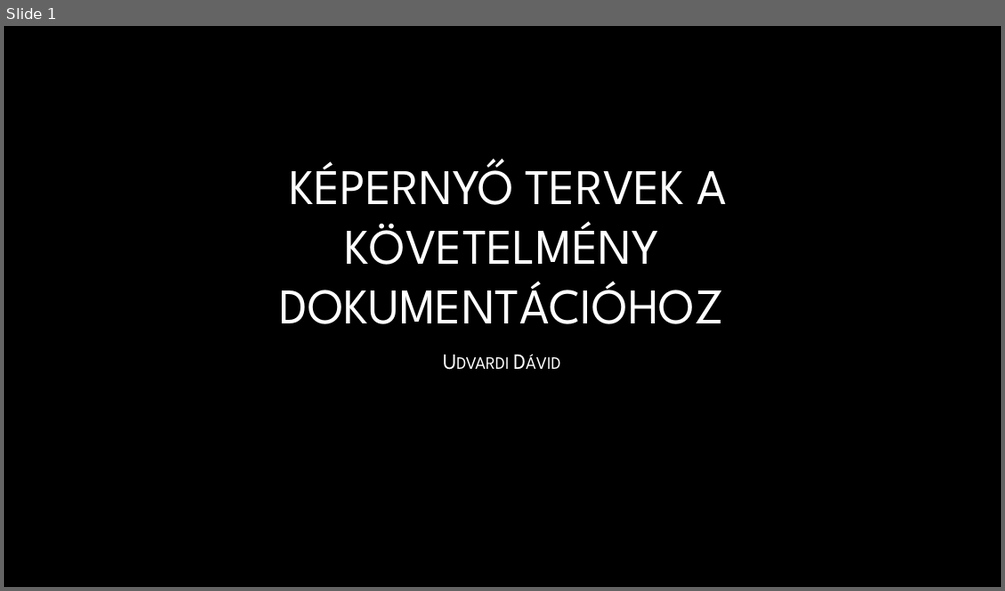
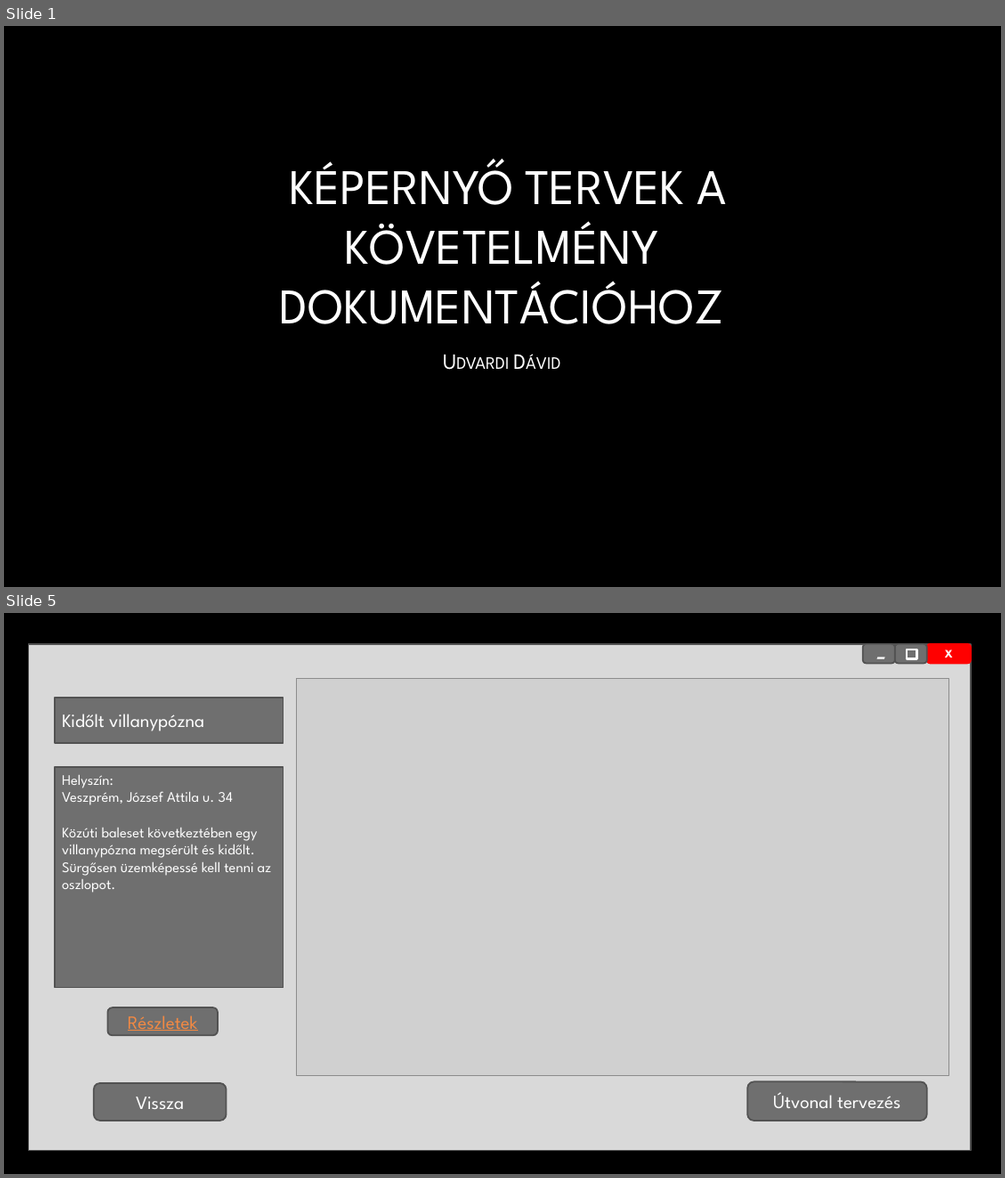
Before and after one commit to B34B77/Szakdolgozat, a slide deck: Dokumentumok/Képernyő tervek.pptx. Shown one above the other, each under a label of ours: slide 1 before the commit, slides 1 and 5 after it; the slides between them are not shown. The pictures are 1005x591 and 1005x1178 pixels, drawn with LibreOffice and Linux fonts; fonts in the diff are those of the drawing; grey boxes stand for pictures; background and template pictures are left out. Boxes give left, top, right and bottom in pixels: in the first picture for what was removed or moved away, otherwise in the second. Text is boxed around its words. In the diff, an @@ line names an element or a change of style, - is before the commit and + after.

```diff
--- a/Dokumentumok/Képernyő tervek.pptx
+++ b/Dokumentumok/Képernyő tervek.pptx
@@ slide 5 added at bbox=[4, 613, 1001, 1174], background picture (left out) @@
@@ rectangle added at bbox=[29, 643, 971, 1150], fill #D9D9D9, outline #525252 1.5 pt @@
@@ rounded rectangle added at bbox=[863, 643, 896, 663], fill #6F6F6F, outline #525252 1.5 pt, 28 pt, text #FFFFFF, italic @@
+-
@@ rounded rectangle added at bbox=[895, 643, 927, 663], fill #6F6F6F, outline #525252 1.5 pt @@
@@ rectangle added at bbox=[906, 649, 917, 659], fill #6F6F6F, outline #FFFFFF 2.25 pt @@
@@ rounded rectangle added at bbox=[927, 643, 971, 663], fill #FF0000, outline #FF0000 1.5 pt, 11 pt, text #FFFFFF, bold @@
+X
@@ picture added at bbox=[297, 679, 948, 1076] @@
@@ rectangle added at bbox=[55, 698, 283, 742], fill #6F6F6F, outline #525252 1.5 pt, 18 pt, text #FFFFFF @@
+Kidőlt villanypózna
@@ rectangle added at bbox=[55, 767, 283, 988], fill #6F6F6F, outline #525252 1.5 pt, 14 pt, text #FFFFFF @@
+Helyszín:
+Veszprém, József Attila u. 34
+Közúti baleset következtében egy villanypózna megsérült és kidőlt.
+Sürgősen üzemképessé kell tenni az oszlopot.
@@ rounded rectangle added at bbox=[108, 1008, 218, 1036], fill #6F6F6F, outline #525252 1.5 pt, 18 pt, text #F28943, underline @@
+Részletek
@@ rounded rectangle added at bbox=[94, 1083, 226, 1121], fill #6F6F6F, outline #525252 1.5 pt, 18 pt, text #FFFFFF @@
+Vissza
@@ rounded rectangle added at bbox=[747, 1082, 927, 1121], fill #6F6F6F, outline #525252 1.5 pt, 18 pt, text #FFFFFF @@
+Útvonal tervezés
```
Also in this commit, not shown: 9 slides changed, 18 other slides added, 2 slides removed.
